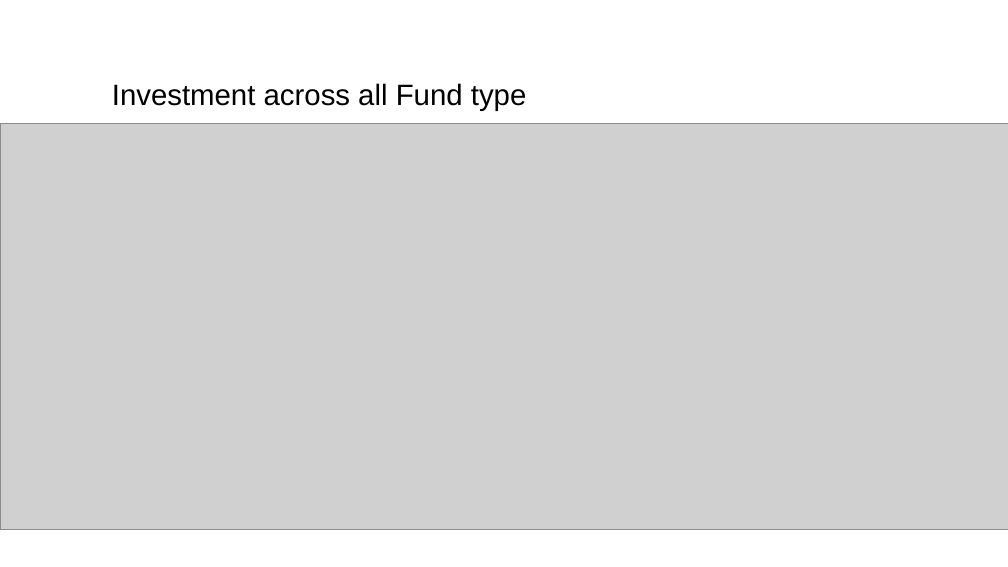
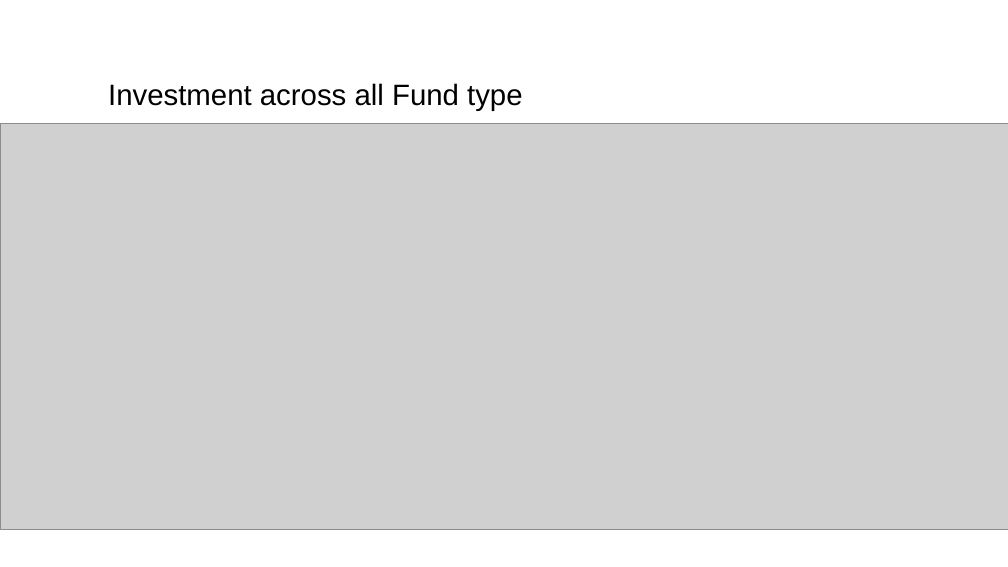
Before and after one commit to santhoshpkumar/Spark-Funds-Investment-CaseStudy, a slide deck: slide 4 of Spark Funds Presentation.pptx. Drawn at 1008x567 pixels with LibreOffice and Linux fonts; fonts in the diff are those of the drawing; grey boxes stand for pictures; background and template pictures are left out. Boxes give left, top, right and bottom in pixels: in the first picture for what was removed or moved away, otherwise in the second. Text is boxed around its words. In the diff, an @@ line names an element or a change of style, - is before the commit and + after.

```diff
--- a/Spark Funds Presentation.pptx
+++ b/Spark Funds Presentation.pptx
@@ text "Investment across all Fund type" moved from (x1=112, y1=83, x2=527, y2=110) to (x1=108, y1=83, x2=523, y2=110) @@
```
Also in this commit, not shown: 8 other slides changed, 1 slide added, 2 other files.
